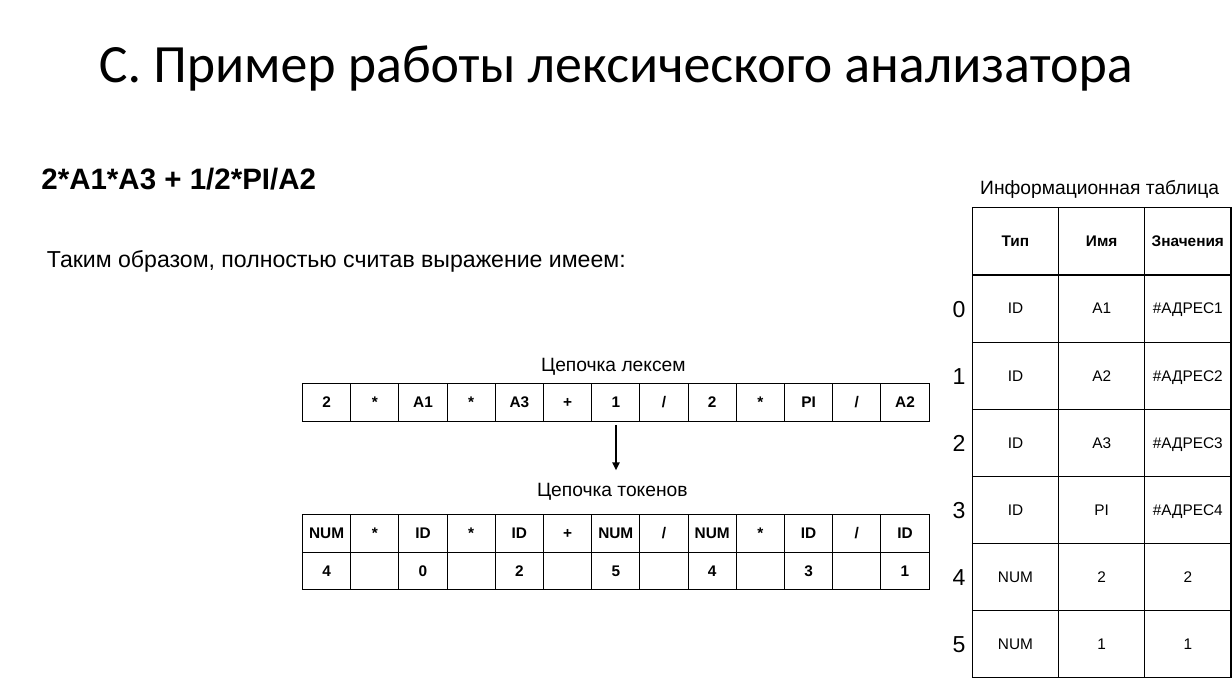
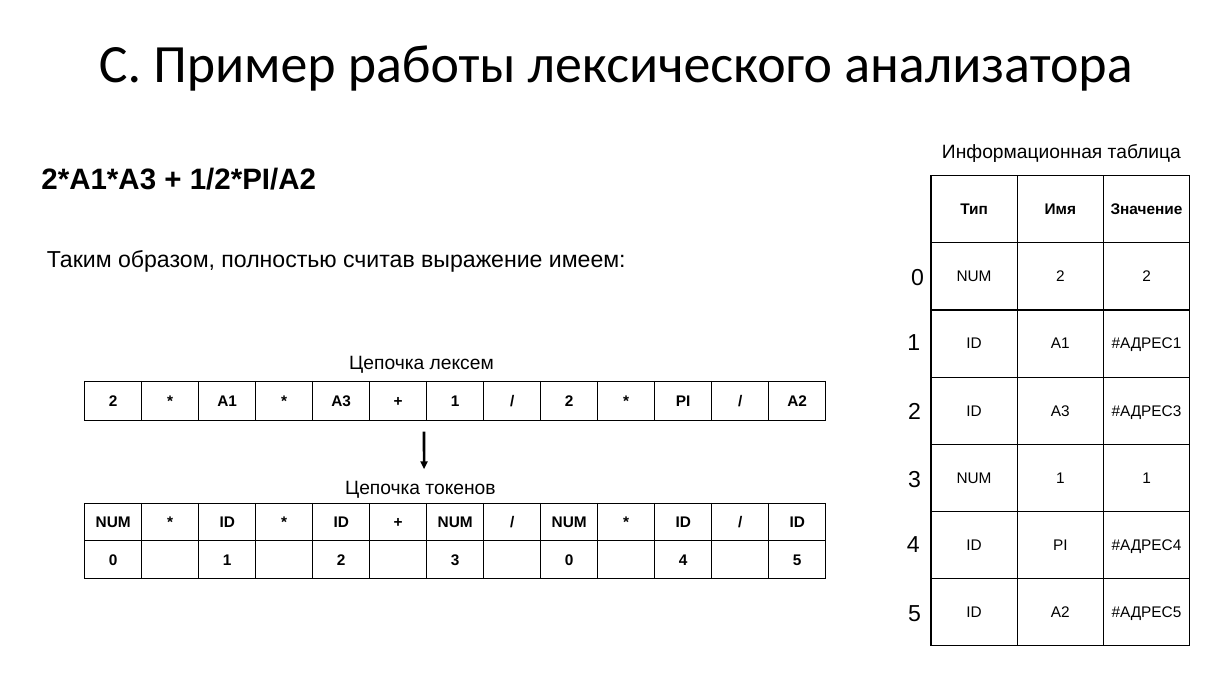
Before and after one commit to goddamnteam/korzun, a slide deck: slide 24 of task3.pptx (slide 14 before the commit). Drawn at 1232x693 pixels with LibreOffice and Linux fonts; fonts in the diff are those of the drawing. Boxes give left, top, right and bottom in pixels: in the first picture for what was removed or moved away, otherwise in the second. Text is boxed around its words. In the diff, an @@ line names an element or a change of style, - is before the commit and + after.

Commit message:
Update Trees and Tables

```diff
--- a/task3.pptx
+++ b/task3.pptx
@@ text "Информационная таблица": place and size @@
-text "Информационная таблица" at (980,180,1219,198)
+text "Информационная таблица" at (942,144,1181,162)
@@ table at (932,176,1189,645) @@
-row 1: Тип | Имя | Значения
+row 1: Тип | Имя | Значение
+row 2: NUM | 2 | 2
-row 4, column 2: A2
+row 4, column 2: А3
-row 4, column 3: #АДРЕС2
+row 4, column 3: #АДРЕС3
-row 4: ID | A3 | #АДРЕС3
+row 5: NUM | 1 | 1
+row 7: ID | А2 | #АДРЕС5
@@ table: place and size @@
-table at (972,208,1230,543)
+table at (932,176,1189,645)
@@ text "0": place and size @@
-text "0" at (953,301,966,318)
+text "0" at (911,269,924,286)
@@ text "1": place and size @@
-text "1" at (953,368,966,384)
+text "1" at (907,334,920,350)
@@ text "Цепочка лексем": place and size @@
-text "Цепочка лексем" at (541,357,686,375)
+text "Цепочка лексем" at (349,355,494,373)
@@ table: place and size @@
-table at (302,384,927,421)
+table at (85,382,830,421)
@@ 3 texts: place and size @@
-3 texts at (953,435,966,653)
+3 texts at (908,403,921,622)
@@ arrow moved from (616, 425) - (616, 470) to (424, 432) - (424, 470) @@
@@ text "Цепочка токенов": place and size @@
-text "Цепочка токенов" at (537,482,687,500)
+text "Цепочка токенов" at (345,480,495,498)
@@ table at (85,504,830,579) @@
-row 2: 4 |  | 0 |  | 2 |  | 5 |  | 4 |  | 3 |  | 1
+row 2: 0 |  | 1 |  | 2 |  | 3 |  | 0 |  | 4 |  | 5
@@ table: place and size @@
-table at (302,515,927,590)
+table at (85,504,830,579)
@@ text "4": place and size @@
-text "4" at (953,569,966,585)
+text "4" at (907,536,920,552)
@@ table removed at (972,543,1230,677), 2 rows, 3 columns @@
-NUM | 2 | 2
-NUM | 1 | 1
```
Also in this commit, not shown: 22 other slides changed, 10 slides added.
